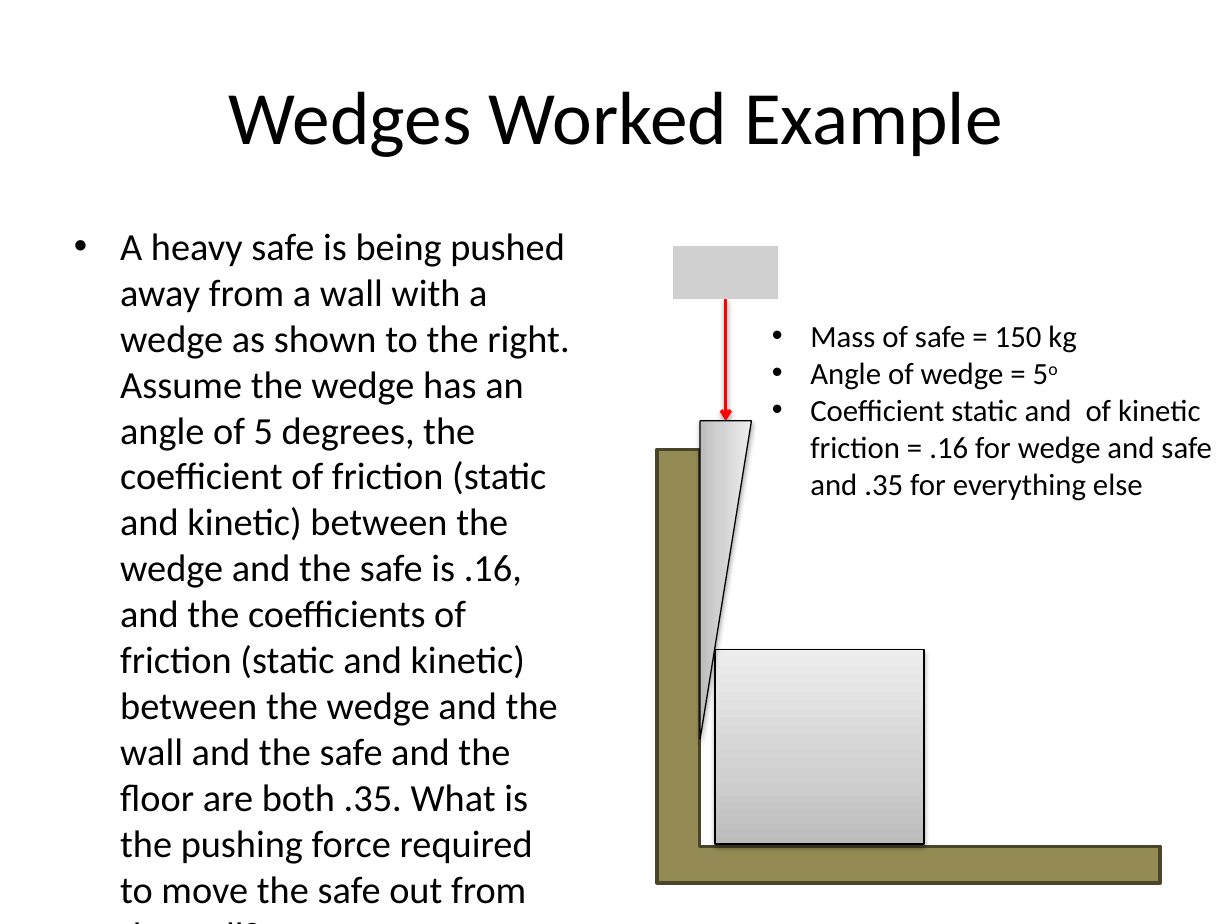
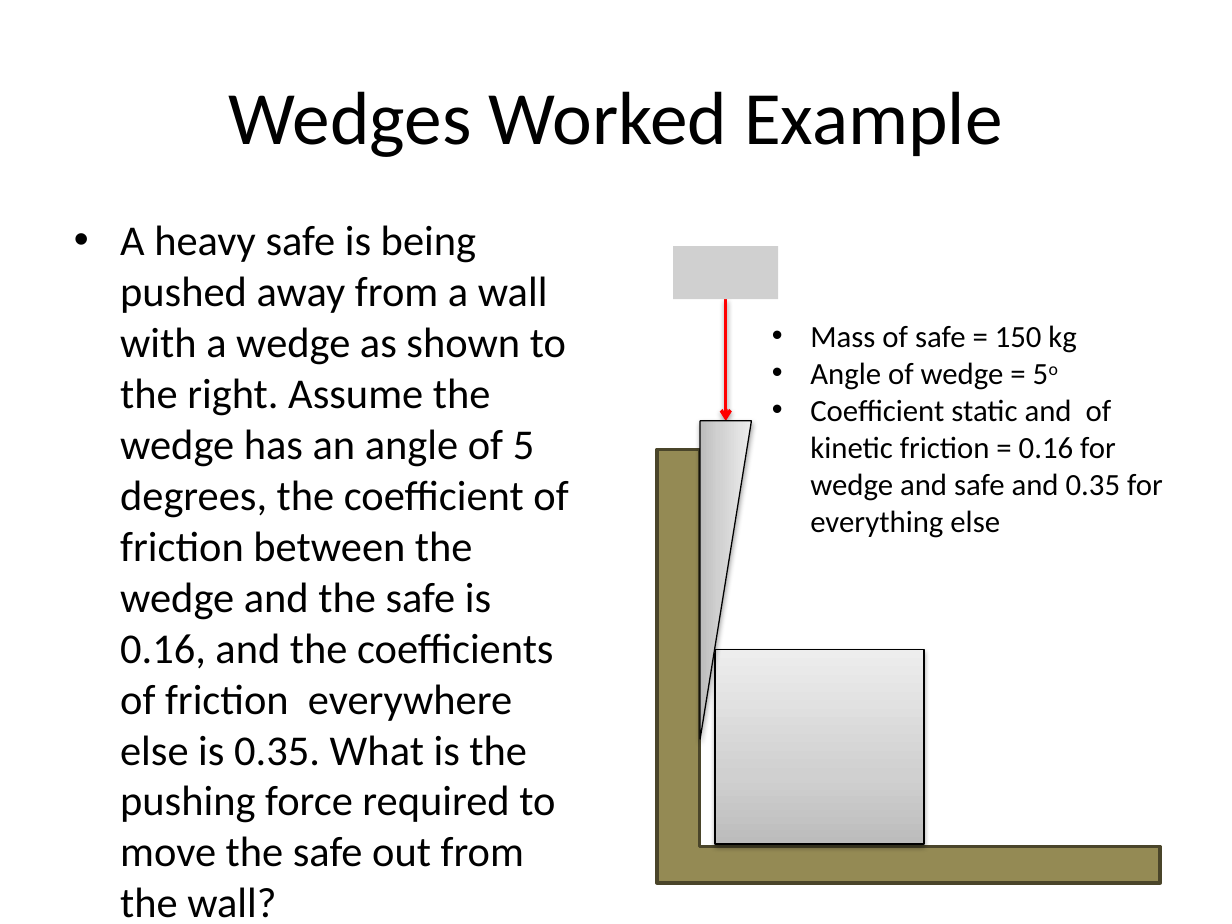
Before and after one commit to JacobMoore/mechanics_textbook, a slide deck: slide 10 of Lecture Slides/VideoLectureSlides/7.3.pptx (slide 9 before the commit). Drawn at 1232x924 pixels with LibreOffice and Linux fonts; fonts in the diff are those of the drawing; grey boxes stand for pictures. Boxes give left, top, right and bottom in pixels: in the first picture for what was removed or moved away, otherwise in the second. Text is boxed around its words. In the diff, an @@ line names an element or a change of style, - is before the commit and + after.

```diff
--- a/Lecture Slides/VideoLectureSlides/7.3.pptx
+++ b/Lecture Slides/VideoLectureSlides/7.3.pptx
@@ text at [120, 225, 568, 867]: text changed; size 22.4 to 24.8 pt @@
-• A heavy safe is being pushed away from a wall with a wedge as shown to the right. Assume the wedge has an angle of 5 degrees, the coefficient of friction (static and kinetic) between the wedge and the safe is .16, and the coefficients of friction (static and kinetic) between the wedge and the wall and the safe and the floor are both .35. What is the pushing force required to move the safe out from the wall?
+• A heavy safe is being pushed away from a wall with a wedge as shown to the right. Assume the wedge has an angle of 5 degrees, the coefficient of friction between the wedge and the safe is 0.16, and the coefficients of friction everywhere else is 0.35. What is the pushing force required to move the safe out from the wall?
@@ text at [810, 399, 1163, 538]: text changed @@
-• Coefficient static and of kinetic friction = .16 for wedge and safe and .35 for everything else
+• Coefficient static and of kinetic friction = 0.16 for wedge and safe and 0.35 for everything else
```
Also in this commit, not shown: 1 slide added, 1 slide removed, 41 other files.
